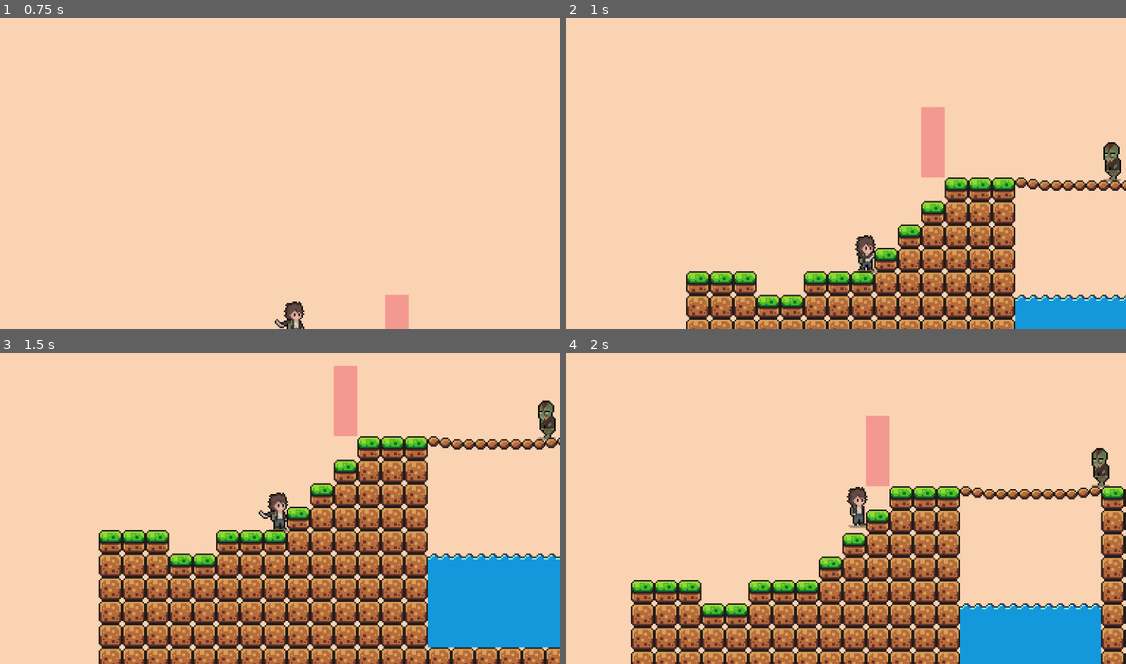
Above: before the commit, frames 1-4 (two rows, left to right).
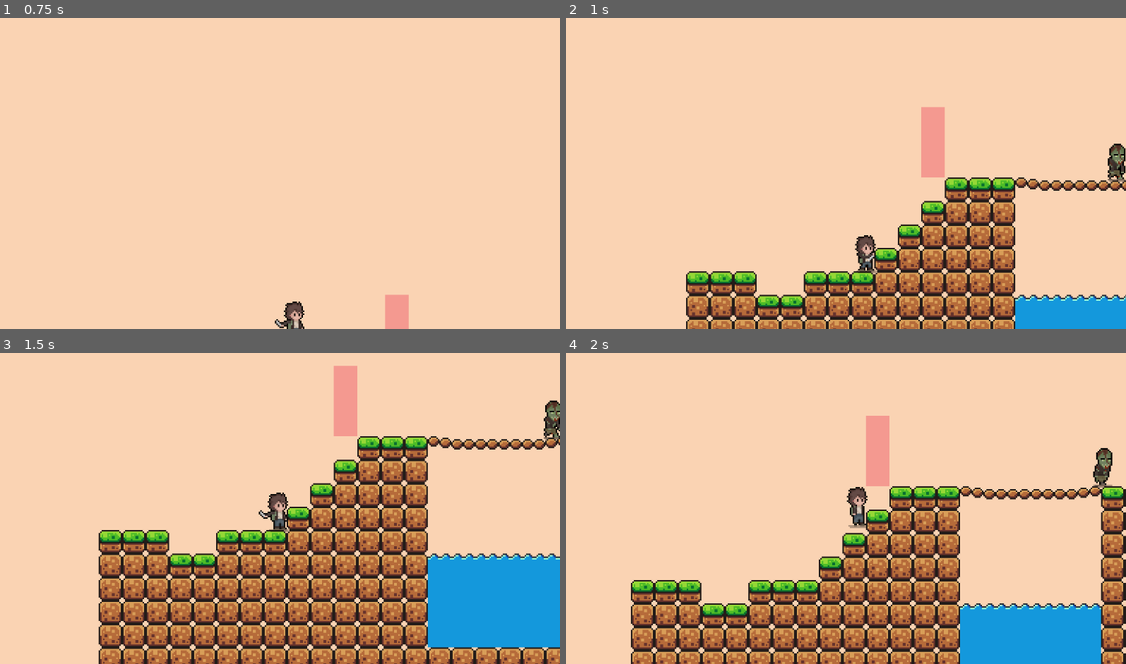
Above: after the commit, the same moments.

Repository: Tylefnx/super-autistic-bario
Game: Godot game, scene res://scenes/levels/stage_1.tscn
Two runs of this game, one before a commit and one after it. Both use one fixed random seed, a clock stepped at 60 frames per second and the inputs below.
Inputs:
- Up to frame 1 (0.75 s): hold Right (ui_right) from 0.53 s (still down); tap Space (attack) at 0.6 s
- Up to frame 2 (1 s): keep holding Right (ui_right); tap Up (ui_up) at 0.77 s
- Up to frame 3 (1.5 s): keep holding Right (ui_right); tap Space (attack) at 1.35 s
- Up to frame 4 (2 s): keep holding Right (ui_right); tap Up (ui_up) at 1.52 s

Frame 1 is identical in both runs. In frame 2, 0.4% of the frame differs, in the area x 95-100%, y 39-53%; in frame 3, 0.4%, in the area x 96-100%, y 15-29%; in frame 4, 0.3%.

Commit message:
Enemy animations work

Diff:
--- a/scenes/characters/zombie.tscn
+++ b/scenes/characters/zombie.tscn
@@ -1,11 +1,52 @@
-[gd_scene load_steps=25 format=3 uid="uid://bujusctr2j4v5"]
+[gd_scene load_steps=36 format=3 uid="uid://bujusctr2j4v5"]
 
 [ext_resource type="Script" path="res://scripts/characters/zombie.gd" id="1_n65k1"]
 [ext_resource type="Texture2D" uid="uid://yktwji456sll" path="res://assets/characters/Zombie/Walk.png" id="1_pxjom"]
+[ext_resource type="Texture2D" uid="uid://b8aucgq4bw04m" path="res://assets/characters/Zombie/Idle.png" id="2_vsn30"]
 
 [sub_resource type="RectangleShape2D" id="RectangleShape2D_h028k"]
 size = Vector2(11, 25)
 
+[sub_resource type="AtlasTexture" id="AtlasTexture_h4jyh"]
+atlas = ExtResource("2_vsn30")
+region = Rect2(0, 96, 32, 32)
+
+[sub_resource type="AtlasTexture" id="AtlasTexture_31soe"]
+atlas = ExtResource("2_vsn30")
+region = Rect2(32, 96, 32, 32)
+
+[sub_resource type="AtlasTexture" id="AtlasTexture_jtt55"]
+atlas = ExtResource("2_vsn30")
+region = Rect2(64, 96, 32, 32)
+
+[sub_resource type="AtlasTexture" id="AtlasTexture_lg8lf"]
+atlas = ExtResource("2_vsn30")
+region = Rect2(96, 96, 32, 32)
+
+[sub_resource type="AtlasTexture" id="AtlasTexture_hu54k"]
+atlas = ExtResource("2_vsn30")
+region = Rect2(128, 96, 32, 32)
+
+[sub_resource type="AtlasTexture" id="AtlasTexture_7dqsg"]
+atlas = ExtResource("2_vsn30")
+region = Rect2(0, 64, 32, 32)
+
+[sub_resource type="AtlasTexture" id="AtlasTexture_20d0o"]
+atlas = ExtResource("2_vsn30")
+region = Rect2(32, 64, 32, 32)
+
+[sub_resource type="AtlasTexture" id="AtlasTexture_tcijb"]
+atlas = ExtResource("2_vsn30")
+region = Rect2(64, 64, 32, 32)
+
+[sub_resource type="AtlasTexture" id="AtlasTexture_4cixc"]
+atlas = ExtResource("2_vsn30")
+region = Rect2(96, 64, 32, 32)
+
+[sub_resource type="AtlasTexture" id="AtlasTexture_p4iu0"]
+atlas = ExtResource("2_vsn30")
+region = Rect2(128, 64, 32, 32)
+
 [sub_resource type="AtlasTexture" id="AtlasTexture_3joda"]
 atlas = ExtResource("1_pxjom")
 region = Rect2(0, 96, 32, 32)
@@ -90,6 +131,46 @@
 animations = [{
 "frames": [{
 "duration": 1.0,
+"texture": SubResource("AtlasTexture_h4jyh")
+}, {
+"duration": 1.0,
+"texture": SubResource("AtlasTexture_31soe")
+}, {
+"duration": 1.0,
+"texture": SubResource("AtlasTexture_jtt55")
+}, {
+"duration": 1.0,
+"texture": SubResource("AtlasTexture_lg8lf")
+}, {
+"duration": 1.0,
+"texture": SubResource("AtlasTexture_hu54k")
+}],
+"loop": true,
+"name": &"idleLeft",
+"speed": 12.0
+}, {
+"frames": [{
+"duration": 1.0,
+"texture": SubResource("AtlasTexture_7dqsg")
+}, {
+"duration": 1.0,
+"texture": SubResource("AtlasTexture_20d0o")
+}, {
+"duration": 1.0,
+"texture": SubResource("AtlasTexture_tcijb")
+}, {
+"duration": 1.0,
+"texture": SubResource("AtlasTexture_4cixc")
+}, {
+"duration": 1.0,
+"texture": SubResource("AtlasTexture_p4iu0")
+}],
+"loop": true,
+"name": &"idleRight",
+"speed": 12.0
+}, {
+"frames": [{
+"duration": 1.0,
 "texture": SubResource("AtlasTexture_3joda")
 }, {
 "duration": 1.0,
@@ -120,7 +201,7 @@
 "texture": SubResource("AtlasTexture_xpa6f")
 }],
 "loop": true,
-"name": &"walk_left",
+"name": &"walkLeft",
 "speed": 12.0
 }, {
 "frames": [{
@@ -155,7 +236,7 @@
 "texture": SubResource("AtlasTexture_xlrr4")
 }],
 "loop": true,
-"name": &"walk_right",
+"name": &"walkRight",
 "speed": 12.0
 }]
 
@@ -170,7 +251,8 @@
 
 [node name="AnimatedSprite2D" type="AnimatedSprite2D" parent="."]
 sprite_frames = SubResource("SpriteFrames_afuns")
-animation = &"walk_left"
+animation = &"walkRight"
+frame_progress = 0.249769
 
 [node name="raycast_left" type="RayCast2D" parent="."]
 target_position = Vector2(-12, 1)
--- a/scripts/characters/zombie.gd
+++ b/scripts/characters/zombie.gd
@@ -2,10 +2,19 @@
 
 @onready var raycast_left = $raycast_left
 @onready var raycast_right = $raycast_right
-
+@onready var animation = $AnimatedSprite2D
+var dir = "Left"
 const speed = 30.0
 var gravity = ProjectSettings.get_setting("physics/2d/default_gravity")
 var direction = Vector2.RIGHT
+
+func update_animations():
+	if velocity.length() == 0:
+		animation.play("idle"+dir)
+	else:
+		if velocity.x > 0: dir = "Right"
+		elif velocity.x < 0: dir = "Left"
+		animation.play("walk"+dir)
 
 func change_direction():
 	if raycast_left.is_colliding():
@@ -14,6 +23,7 @@
 		direction = Vector2.LEFT
 
 func _physics_process(delta):
+	update_animations()
 	change_direction()
 	if not is_on_floor():
 		velocity.y += gravity * delta
